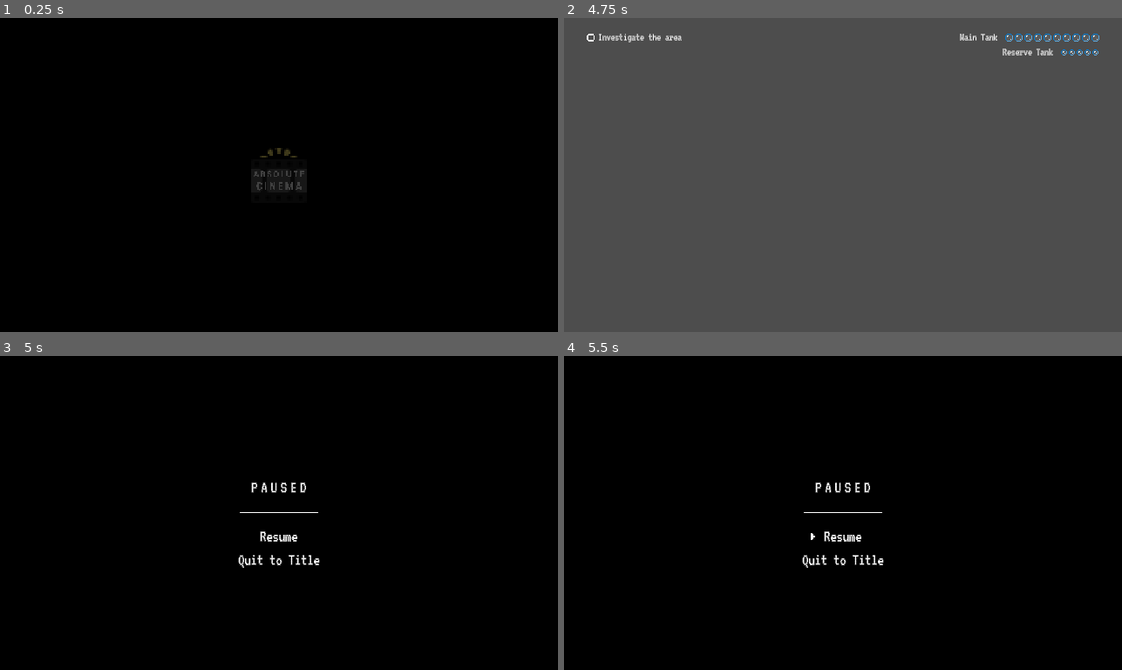
Above: before the commit, frames 1-4 (two rows, left to right).
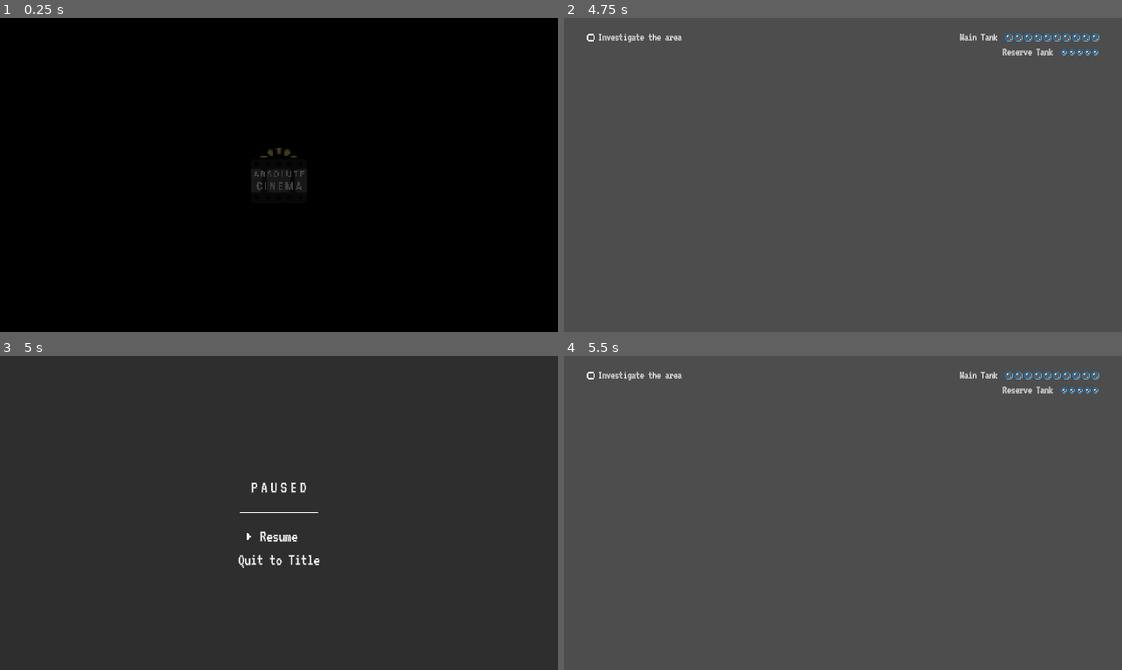
Above: after the commit, the same moments.

Repository: Absolute-Cinema-GameDev/callisto-game
Game: Godot game, scene res://scenes/main.tscn
Two runs of this game, one before a commit and one after it. Both use one fixed random seed, a clock stepped at 60 frames per second and the inputs below.
Inputs (mouse positions are in pixels of both pictures, inside the frame that each line leads up to):
- Up to frame 1 (0.25 s): no input
- Up to frame 2 (4.75 s): move the mouse to (965, 159) at 0.52 s; hold D (move_right) 0.53-1.28 s; hold Space (interact) 0.53-1.28 s; tap Enter at 1.25 s; move the mouse to (731, 190) at 1.27 s; hold S (move_down) 1.28-2.03 s; tap Space (interact) at 1.35, 2, 2.85 s; move the mouse to (898, 105) at 2.02 s; hold D (move_right) 2.03-2.78 s; hold Space (interact) 2.03-2.78 s; move the mouse to (815, 237) at 2.77 s; hold W (move_up) 2.78-3.5 s; click "New Game" at 3.5 s; move the mouse to (1010, 222) at 4.27 s; hold A (move_left) from 4.28 s (still down); hold Space (interact) from 4.28 s (still down)
- Up to frame 3 (5 s): keep holding A (move_left); keep holding Space (interact); tap Escape (toggle_pause) at 4.9 s
- Up to frame 4 (5.5 s): release A (move_left) at 5 s; release Space (interact) at 5 s; click "Resume" at 5 s

Frames 1-2 are identical in both runs. In frame 3, 100% of the frame differs, in the area x 0-100%, y 0-100%; in frame 4, 100%.

Commit message:
feat: implement pause screen logic

Diff:
--- /dev/null
+++ b/scenes/ui/pause_menu/pause_menu.gd
@@ -0,0 +1,27 @@
+extends MenuScreen
+
+const BG_FADE_OUT_TIME := 0.5
+const TITLE_FADE_IN_TIME := 0.0
+const MENU_ITEM_FADE_IN_TIME := 0.2
+const TITLE_FADE_OUT_TIME := 0.2
+const BG_SHOWN_COLOR := Color(1, 1, 1, 0.8)
+
+@onready var bg_color := $BGColor
+@onready var warning_message := $Base/Message
+@onready var menu_items := $Base/Items
+
+
+func _ready() -> void:
+	game_controller = Globals.game_controller
+	_grab_focus_first_button()
+	is_animation_done = true
+
+
+func _on_continue_pressed() -> void:
+	game_controller.set_paused(false)
+
+
+func _on_quit_pressed() -> void:
+	game_controller.change_world_2d_scene(GameController.MENU_BACKGROUND)
+	game_controller.change_gui_scene(GameController.TITLE_SCREEN)
+	game_controller.set_paused(false)
--- a/scenes/ui/pause_menu/pause_menu.tscn
+++ b/scenes/ui/pause_menu/pause_menu.tscn
@@ -1,5 +1,6 @@
-[gd_scene load_steps=3 format=3 uid="uid://dynv650lflc2u"]
+[gd_scene load_steps=4 format=3 uid="uid://dynv650lflc2u"]
 
+[ext_resource type="Script" path="res://scenes/ui/pause_menu/pause_menu.gd" id="1_cxutd"]
 [ext_resource type="PackedScene" uid="uid://dxwh83cimm7om" path="res://scenes/ui/menu/menu_item.tscn" id="1_limca"]
 
 [sub_resource type="FontVariation" id="FontVariation_vbk0v"]
@@ -12,6 +13,8 @@
 anchor_bottom = 1.0
 grow_horizontal = 2
 grow_vertical = 2
+script = ExtResource("1_cxutd")
+first_menu_item_focus = NodePath("Base/Items/Resume/Layout/Button")
 metadata/_edit_vertical_guides_ = [320.0]
 metadata/_edit_horizontal_guides_ = [180.0]
 
@@ -22,7 +25,7 @@
 anchor_bottom = 1.0
 grow_horizontal = 2
 grow_vertical = 2
-color = Color(0, 0, 0, 1)
+color = Color(0, 0, 0, 0.4)
 
 [node name="Base" type="VBoxContainer" parent="."]
 layout_mode = 1
@@ -77,7 +80,7 @@
 text = "Quit to Title"
 
 [connection signal="pressed" from="Base/Items/Resume/Layout/Button" to="." method="_on_continue_pressed"]
-[connection signal="pressed" from="Base/Items/Quit/Layout/Button" to="." method="_on_newgame_pressed"]
+[connection signal="pressed" from="Base/Items/Quit/Layout/Button" to="." method="_on_quit_pressed"]
 
 [editable path="Base/Items/Resume"]
 [editable path="Base/Items/Quit"]
